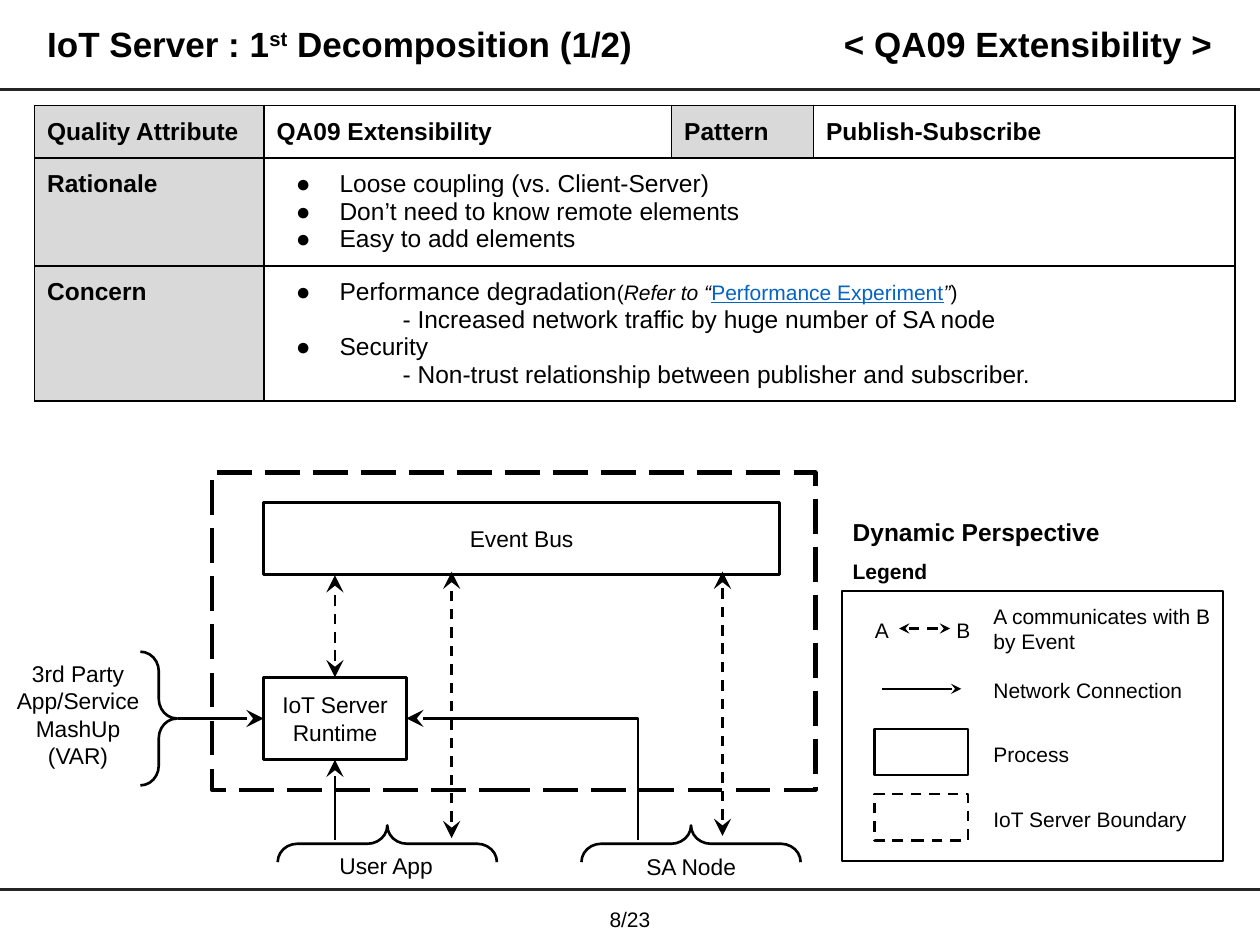
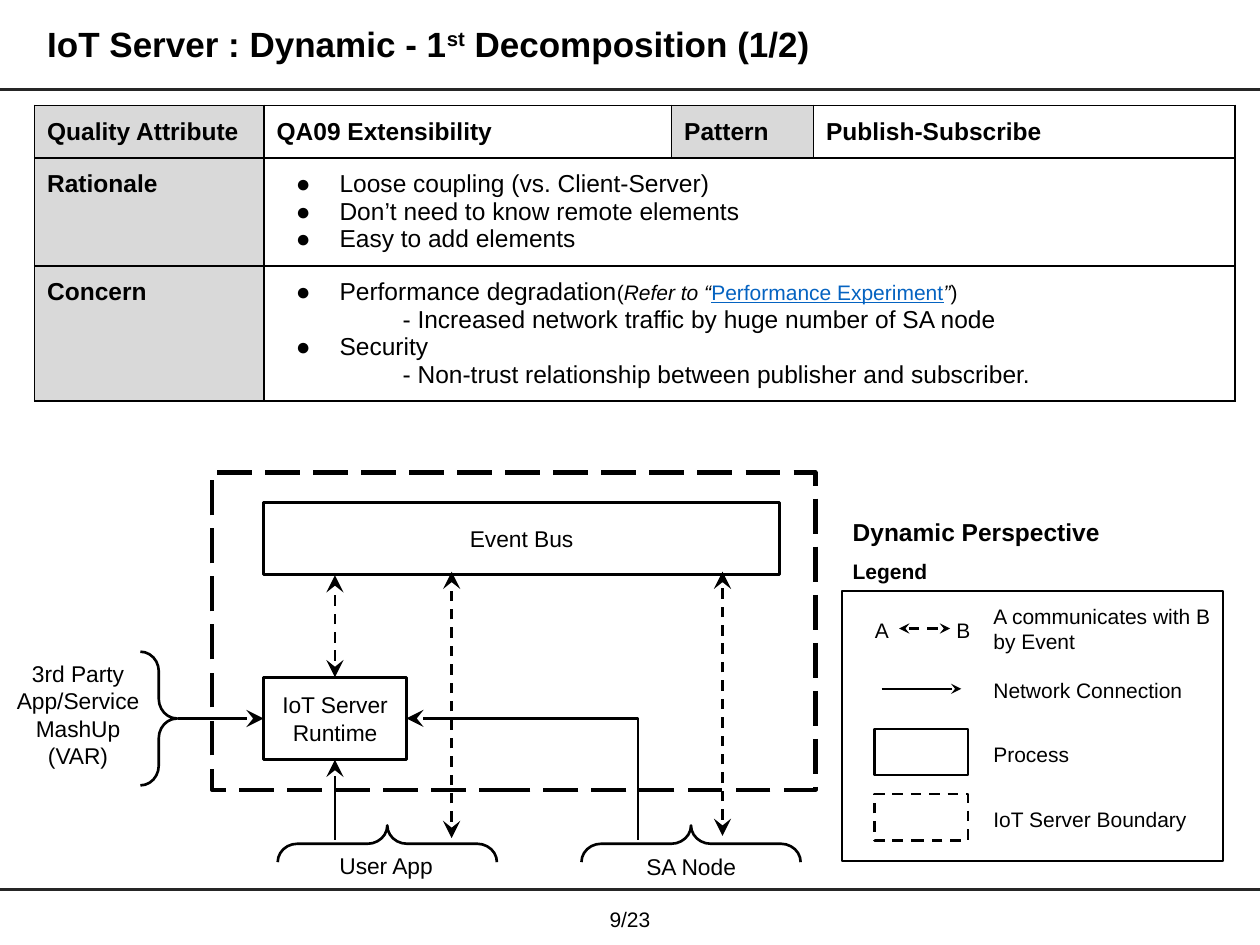
Before and after one commit to junggil/2015_CMU_StudioProject, a slide deck: slide 10 of DOCS/2015-06-24/Team1 Final presentation v0.99.pptx (slide 9 before the commit). Drawn at 1260x945 pixels with LibreOffice and Linux fonts; fonts in the diff are those of the drawing. Boxes give left, top, right and bottom in pixels: in the first picture for what was removed or moved away, otherwise in the second. Text is boxed around its words. In the diff, an @@ line names an element or a change of style, - is before the commit and + after.

```diff
--- a/DOCS/2015-06-24/Team1 Final presentation v0.99.pptx
+++ b/DOCS/2015-06-24/Team1 Final presentation v0.99.pptx
@@ title at <box>47,31,809,63</box>: text changed @@
-IoT Server : 1st Decomposition (1/2)
+IoT Server : Dynamic - 1st Decomposition (1/2)
@@ title removed at <box>874,31,1181,63</box> @@
-< QA09 Extensibility >
@@ page number at <box>610,911,651,928</box>: text changed @@
-8/23
+9/23
```
Also in this commit, not shown: 21 other slides changed, 3 slides added.
